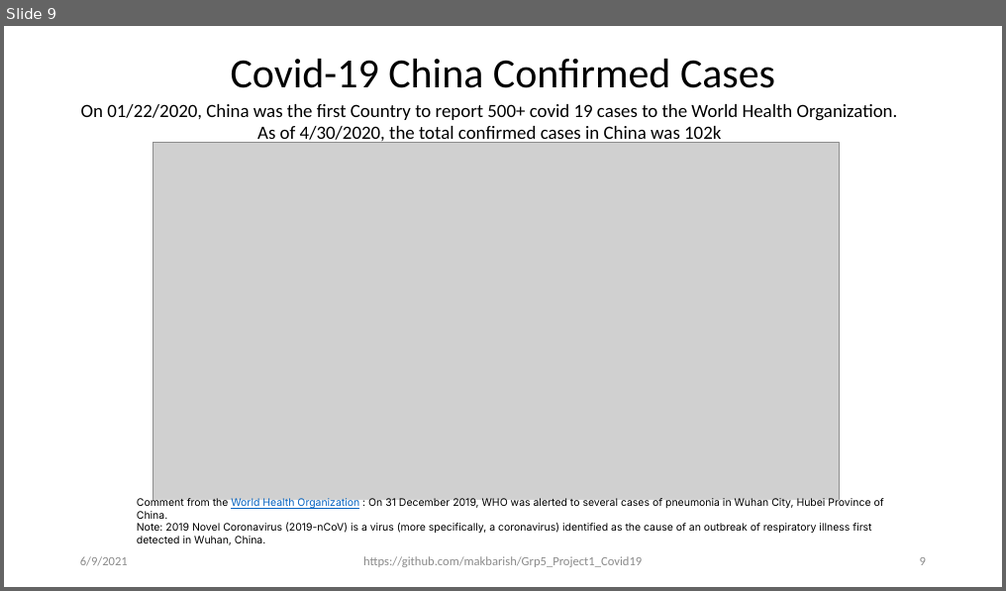
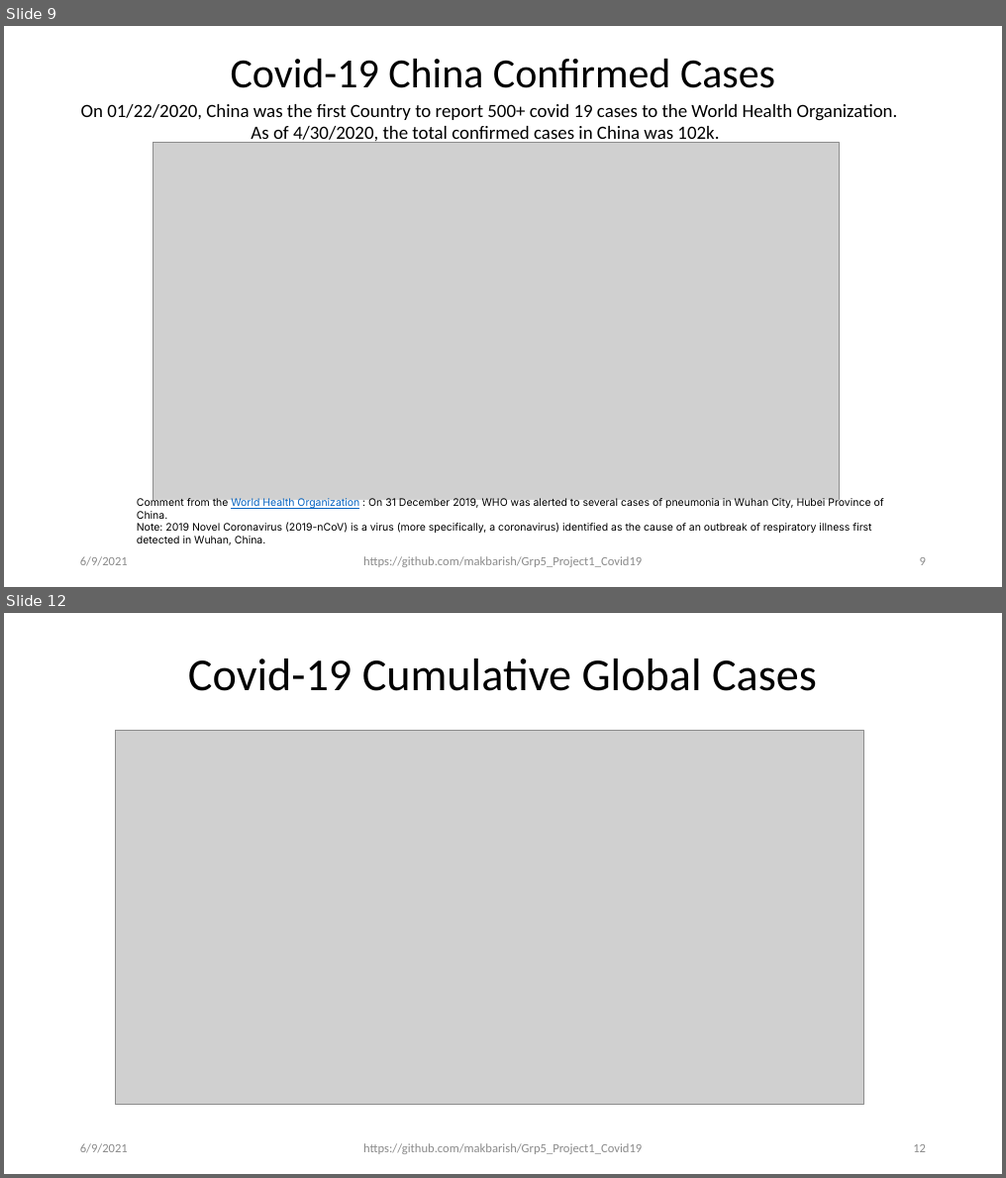
Before and after one commit to makbarish/Grp5_Project1_Covid19, a slide deck: Clay/Novel_Corona_Virus_2019.pptx. Shown one above the other, each under a label of ours: slide 9 before the commit, slides 9 and 12 after it; the slides between them are not shown. The pictures are 1006x591 and 1006x1178 pixels, drawn with LibreOffice and Linux fonts; fonts in the diff are those of the drawing; grey boxes stand for pictures. Boxes give left, top, right and bottom in pixels: in the first picture for what was removed or moved away, otherwise in the second. Text is boxed around its words. In the diff, an @@ line names an element or a change of style, - is before the commit and + after.

Commit message:
udates to the powerpoint project file _ two slides from Revathi have been added

```diff
--- a/Clay/Novel_Corona_Virus_2019.pptx
+++ b/Clay/Novel_Corona_Virus_2019.pptx
@@ slide 12 added at [4, 613, 1002, 1174], background #FFFFFF @@
@@ title added at [188, 659, 817, 691], 44 pt, text #000000 @@
+Covid-19 Cumulative Global Cases
@@ picture added at [116, 731, 864, 1105] @@
@@ text added at [80, 1144, 128, 1154], 12 pt, text #8C8C8C @@
+6/9/2021
@@ text added at [363, 1144, 642, 1155], 12 pt, text #8C8C8C @@
+https://github.com/makbarish/Grp5_Project1_Covid19
@@ page number added at [913, 1145, 926, 1153], 12 pt, text #8C8C8C @@
+12
@@ slide 9 changed as well @@
@@ text at [81, 104, 898, 145]: text changed @@
-On 01/22/2020, China was the first Country to report 500+ covid 19 cases to the World Health Organization. As of 4/30/2020, the total confirmed cases in China was 102k
+On 01/22/2020, China was the first Country to report 500+ covid 19 cases to the World Health Organization. As of 4/30/2020, the total confirmed cases in China was 102k.
```
Also in this commit, not shown: 8 other slides changed, 4 other slides added, 3 other files.
